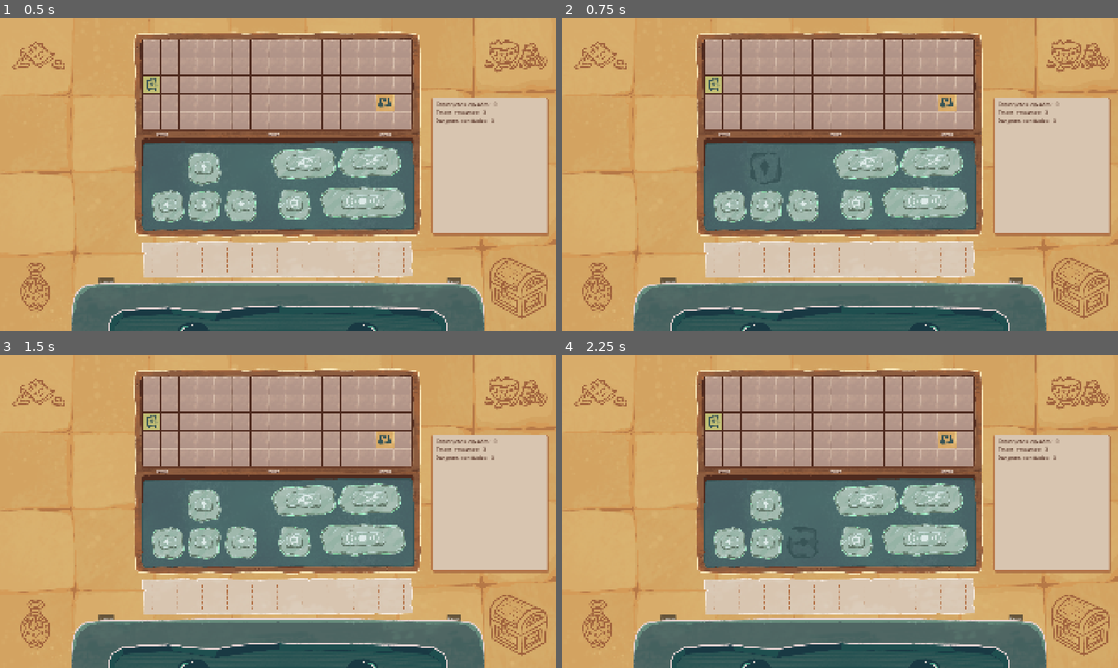
Above: before the commit, frames 1-4 (two rows, left to right).
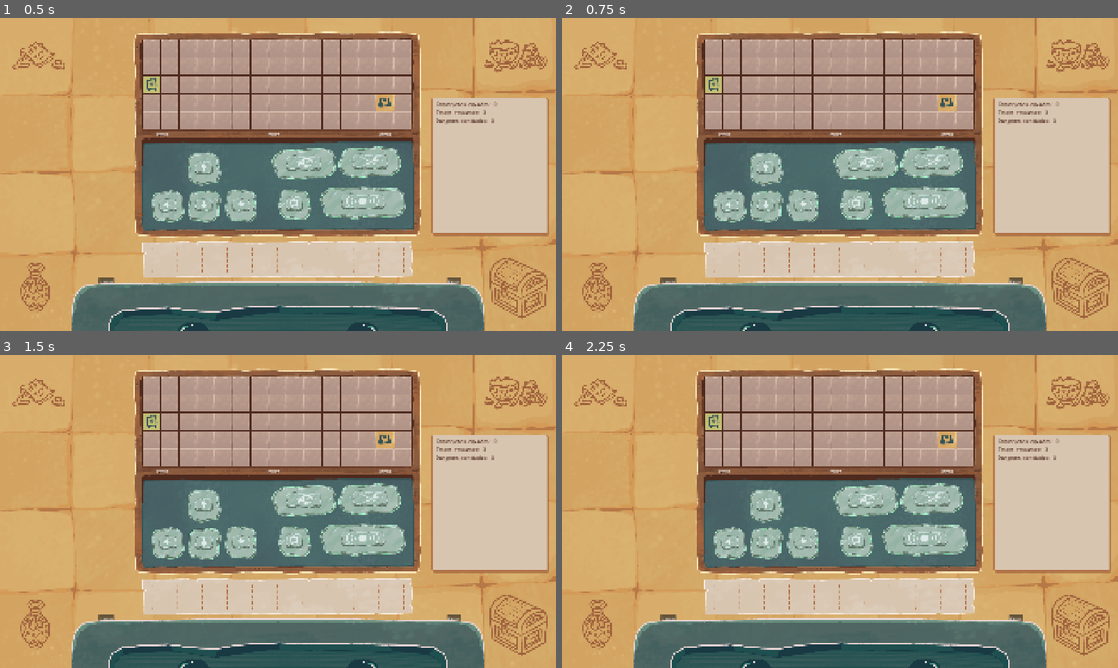
Above: after the commit, the same moments.

Repository: Urutau-Games/felpojam-2026
Game: Godot game, scene res://screens/player_board/player_board.tscn
The game is run twice, just before and just after one commit, with the same random seed, the same clock (stepped at 60 frames per second) and the same inputs.
Inputs (mouse positions are in pixels of both pictures, inside the frame that each line leads up to):
- Up to frame 1 (0.5 s): no input
- Up to frame 2 (0.75 s): click (767, 168) at 0.5 s
- Up to frame 3 (1.5 s): click (205, 542) at 1.25 s
- Up to frame 4 (2.25 s): click (801, 542) at 2 s

Frame 1 is identical in both runs. In frame 2, 0.5% of the frame differs, in the area x 33-40%, y 43-54%; in frame 3, 0.2%; in frame 4, 0.5%.

Commit message:
Change cursor to 'software cursor' to use original asset

Diff:
--- a/source/lib/game_manager.gd
+++ b/source/lib/game_manager.gd
@@ -15,6 +15,9 @@
 
 signal execution_started()
 signal execution_finished()
+
+signal stamp_picked(stamp: StampData)
+signal stamp_dropped(is_release: bool)
 
 var active_stamp: StampData
 var current_room: Vector2i
@@ -68,14 +71,17 @@
 
 		dungeon.push_back(line.split())
 
+func release_stamp() -> void:
+	active_stamp = null
+	stamp_dropped.emit(true)
+
 func drop_stamp() -> void:
-	Input.set_custom_mouse_cursor(null)
 	active_stamp = null
-	get_tree().call_group(&"stamp_button", "set_pressed_no_signal", false)
-
-func hold_stamp(stamp: StampData, hotspot: Vector2) -> void:
-	Input.set_custom_mouse_cursor(stamp.stamp_cursor, Input.CURSOR_ARROW, hotspot)
+	stamp_dropped.emit(false)
+
+func hold_stamp(stamp: StampData) -> void:
 	active_stamp = stamp
+	stamp_picked.emit(stamp)
 
 func execute(commands: Array[String]) -> void:
 	used_constructs += 1
--- /dev/null
+++ b/source/objects/stamp_cursor/stamp_cursor.gd
@@ -0,0 +1,12 @@
+extends Sprite2D
+class_name StampCursor
+
+func _process(_delta: float) -> void:
+	global_position = get_global_mouse_position()
+
+	if Input.is_action_just_pressed(&"place_command"):
+		var tween = create_tween().set_ease(Tween.EASE_OUT)
+		tween.tween_property(self, "scale", Vector2(1.3, 1.3), 0.1)
+		tween.tween_property(self, "scale", Vector2(0.7, 0.7), 0.05)
+		tween.tween_interval(0.1)
+		tween.tween_property(self, "scale", Vector2.ONE, 0.05)
--- a/source/project.godot
+++ b/source/project.godot
@@ -26,10 +26,6 @@
 window/size/mode=3
 window/stretch/mode="canvas_items"
 window/vsync/vsync_mode=0
-
-[global_group]
-
-stamp_button=""
 
 [gui]
 
--- /dev/null
+++ b/source/resources/stamp_buttom_group.tres
@@ -0,0 +1,4 @@
+[gd_resource type="ButtonGroup" format=3 uid="uid://c7m42rextoubp"]
+
+[resource]
+allow_unpress = true
--- a/source/resources/stamp_data/stamp_data.gd
+++ b/source/resources/stamp_data/stamp_data.gd
@@ -6,3 +6,15 @@
 
 @export var stamp_texture: Texture2D
 @export var stamp_cursor: Texture2D
+
+@export_range(0.01, 0.09, 0.01) var charge_use_rate: float = 0.09
+
+const MAX_CHARGE: float = 1.0
+
+var charge: float = MAX_CHARGE
+
+func refill() -> void:
+	charge = 1.0
+
+func use() -> void:
+	charge -= (charge_use_rate * command_size)
--- a/source/screens/player_board/command_panel.gd
+++ b/source/screens/player_board/command_panel.gd
@@ -31,12 +31,17 @@
 	if _has_space(stamp_data):
 		var tile = TextureRect.new()
 		tile.texture = stamp_data.stamp_texture
+		tile.modulate = Color(Color.WHITE, stamp_data.charge)
 		command_grid.add_child(tile)
+
+		stamp_data.use()
+
 		_used_slots += stamp_data.command_size
+
 		_commands.push_back(stamp_data.command)
 
 	if not _has_space(stamp_data):
-		GameManager.drop_stamp()
+		GameManager.release_stamp()
 
 func _has_space(stamp_data: StampData) -> bool:
 	return stamp_data and stamp_data.command_size <= remaining_slots
--- a/source/screens/player_board/player_board.gd
+++ b/source/screens/player_board/player_board.gd
@@ -6,19 +6,39 @@
 @onready var constructs_sent_label: Label = %ConstructsSentLabel
 @onready var remaining_totems: Label = %RemainingTotems
 @onready var congrats_layer: CanvasLayer = %Congrats
+@onready var cursor_container: CanvasLayer = %CursorContainer
+
+@export var stamp_button_group: ButtonGroup
 
 func _ready() -> void:
 	GameManager.target_reached.connect(_on_target_reached)
+	GameManager.stamp_picked.connect(_on_stamp_picked)
+	GameManager.stamp_dropped.connect(_on_stamp_dropped)
 
 func _on_clean_button_pressed() -> void:
 	command_panel.clear()
 
 func _unhandled_input(event: InputEvent) -> void:
 	if event.is_action_pressed("drop_stamp"):
-		GameManager.drop_stamp()
+		GameManager.release_stamp()
 
 func _on_send_button_pressed() -> void:
 	command_panel.send()
+
+func _on_stamp_picked(stamp: StampData) -> void:
+	Input.mouse_mode = Input.MOUSE_MODE_HIDDEN
+	var cursor = StampCursor.new()
+	cursor.texture = stamp.stamp_cursor
+	cursor_container.add_child(cursor)
+
+func _on_stamp_dropped(is_release = false) -> void:
+	Input.mouse_mode = Input.MOUSE_MODE_VISIBLE
+
+	for cursor in cursor_container.get_children():
+		cursor.queue_free()
+
+	if is_release:
+		stamp_button_group.get_pressed_button().set_pressed_no_signal(false)
 
 # TODO: Move to an observable approach
 func _process(_delta: float) -> void:
--- a/source/screens/player_board/player_board.tscn
+++ b/source/screens/player_board/player_board.tscn
@@ -5,6 +5,7 @@
 [ext_resource type="PackedScene" uid="uid://doer4mb2oveya" path="res://objects/dungeon_map/dungeon_map.tscn" id="3_crvft"]
 [ext_resource type="Texture2D" uid="uid://ugj80p4vf5s7" path="res://assets/tela-comandos/img-estojo.png" id="3_fdkoj"]
 [ext_resource type="Script" uid="uid://qqr0vx0x0wtd" path="res://screens/player_board/command_panel.gd" id="3_gmcyl"]
+[ext_resource type="ButtonGroup" uid="uid://c7m42rextoubp" path="res://resources/stamp_buttom_group.tres" id="5_a7888"]
 [ext_resource type="Texture2D" uid="uid://c411bg35h1hbg" path="res://assets/tela-comandos/stamp_resources/north_stamp_normal.tres" id="5_fdkoj"]
 [ext_resource type="Script" uid="uid://dej4k1uq5hlke" path="res://screens/player_board/stamp_button.gd" id="5_o6cfa"]
 [ext_resource type="Resource" uid="uid://b4mk18ilvup2u" path="res://resources/stamp_data/objects/north.tres" id="6_m1ej2"]
@@ -34,9 +35,6 @@
 [ext_resource type="Texture2D" uid="uid://dvv5jye5jiy1x" path="res://assets/tela-comandos/img-construto.png" id="31_8nj7m"]
 [ext_resource type="Texture2D" uid="uid://d2qlrlqy3p8du" path="res://assets/tela-comandos/img-papel.png" id="31_xvhie"]
 
-[sub_resource type="ButtonGroup" id="ButtonGroup_o6cfa"]
-allow_unpress = true
-
 [sub_resource type="StyleBoxEmpty" id="StyleBoxEmpty_xvhie"]
 
 [sub_resource type="StyleBoxFlat" id="StyleBoxFlat_xvhie"]
@@ -69,6 +67,7 @@
 grow_horizontal = 2
 grow_vertical = 2
 script = ExtResource("1_xkjum")
+stamp_button_group = ExtResource("5_a7888")
 metadata/_edit_vertical_guides_ = [1963.0]
 
 [node name="Background" type="CanvasLayer" parent="." unique_id=2101779868]
@@ -122,7 +121,7 @@
 offset_right = 40.0
 offset_bottom = 40.0
 
-[node name="NorthButton" type="TextureButton" parent="Game/MarginContainer/Control/Buttons" unique_id=970266353 groups=["stamp_button"]]
+[node name="NorthButton" type="TextureButton" parent="Game/MarginContainer/Control/Buttons" unique_id=970266353]
 unique_name_in_owner = true
 layout_mode = 0
 offset_left = 597.0
@@ -131,13 +130,13 @@
 offset_bottom = 534.0
 size_flags_horizontal = 0
 toggle_mode = true
-button_group = SubResource("ButtonGroup_o6cfa")
+button_group = ExtResource("5_a7888")
 texture_normal = ExtResource("5_fdkoj")
 texture_pressed = ExtResource("6_vt3b7")
 script = ExtResource("5_o6cfa")
 stamp_data = ExtResource("6_m1ej2")
 
-[node name="SouthButton" type="TextureButton" parent="Game/MarginContainer/Control/Buttons" unique_id=76572686 groups=["stamp_button"]]
+[node name="SouthButton" type="TextureButton" parent="Game/MarginContainer/Control/Buttons" unique_id=76572686]
 unique_name_in_owner = true
 layout_mode = 0
 offset_left = 597.0
@@ -146,13 +145,13 @@
 offset_bottom = 666.0
 size_flags_horizontal = 0
 toggle_mode = true
-button_group = SubResource("ButtonGroup_o6cfa")
+button_group = ExtResource("5_a7888")
 texture_normal = ExtResource("9_knlj8")
 texture_pressed = ExtResource("10_j8ryy")
 script = ExtResource("5_o6cfa")
 stamp_data = ExtResource("8_7ur55")
 
-[node name="EastButton" type="TextureButton" parent="Game/MarginContainer/Control/Buttons" unique_id=1033721152 groups=["stamp_button"]]
+[node name="EastButton" type="TextureButton" parent="Game/MarginContainer/Control/Buttons" unique_id=1033721152]
 unique_name_in_owner = true
 layout_mode = 0
 offset_left = 727.0
@@ -161,13 +160,13 @@
 offset_bottom = 662.0
 size_flags_horizontal = 0
 toggle_mode = true
-button_group = SubResource("ButtonGroup_o6cfa")
+button_group = ExtResource("5_a7888")
 texture_normal = ExtResource("12_j8ryy")
 texture_pressed = ExtResource("13_aurwj")
 script = ExtResource("5_o6cfa")
 stamp_data = ExtResource("10_crvft")
 
-[node name="WestButton" type="TextureButton" parent="Game/MarginContainer/Control/Buttons" unique_id=1683703235 groups=["stamp_button"]]
+[node name="WestButton" type="TextureButton" parent="Game/MarginContainer/Control/Buttons" unique_id=1683703235]
 unique_name_in_owner = true
 layout_mode = 0
 offset_left = 473.0
@@ -176,13 +175,13 @@
 offset_bottom = 665.0
 size_flags_horizontal = 0
 toggle_mode = true
-button_group = SubResource("ButtonGroup_o6cfa")
+button_group = ExtResource("5_a7888")
 texture_normal = ExtResource("15_aurwj")
 texture_pressed = ExtResource("16_w4rjt")
 script = ExtResource("5_o6cfa")
 stamp_data = ExtResource("12_fdkoj")
 
-[node name="PlaceTotemButton" type="TextureButton" parent="Game/MarginContainer/Control/Buttons" unique_id=1860785277 groups=["stamp_button"]]
+[node name="PlaceTotemButton" type="TextureButton" parent="Game/MarginContainer/Control/Buttons" unique_id=1860785277]
 unique_name_in_owner = true
 layout_mode = 0
 offset_left = 910.0
@@ -191,14 +190,14 @@
 offset_bottom = 657.0
 size_flags_horizontal = 0
 toggle_mode = true
-button_group = SubResource("ButtonGroup_o6cfa")
+button_group = ExtResource("5_a7888")
 texture_normal = ExtResource("18_w4rjt")
 texture_pressed = ExtResource("10_j8ryy")
 texture_disabled = ExtResource("19_d8ovf")
 script = ExtResource("5_o6cfa")
 stamp_data = ExtResource("14_vt3b7")
 
-[node name="ScanButton" type="TextureButton" parent="Game/MarginContainer/Control/Buttons" unique_id=1536446163 groups=["stamp_button"]]
+[node name="ScanButton" type="TextureButton" parent="Game/MarginContainer/Control/Buttons" unique_id=1536446163]
 unique_name_in_owner = true
 layout_mode = 0
 offset_left = 1055.0
@@ -207,13 +206,13 @@
 offset_bottom = 650.0
 size_flags_horizontal = 0
 toggle_mode = true
-button_group = SubResource("ButtonGroup_o6cfa")
+button_group = ExtResource("5_a7888")
 texture_normal = ExtResource("21_d8ovf")
 texture_pressed = ExtResource("22_52ksd")
 script = ExtResource("5_o6cfa")
 stamp_data = ExtResource("16_knlj8")
 
-[node name="AttackButton" type="TextureButton" parent="Game/MarginContainer/Control/Buttons" unique_id=1129333375 groups=["stamp_button"]]
+[node name="AttackButton" type="TextureButton" parent="Game/MarginContainer/Control/Buttons" unique_id=1129333375]
 unique_name_in_owner = true
 layout_mode = 0
 offset_left = 888.0
@@ -221,13 +220,13 @@
 offset_right = 1112.0
 offset_bottom = 514.0
 toggle_mode = true
-button_group = SubResource("ButtonGroup_o6cfa")
+button_group = ExtResource("5_a7888")
 texture_normal = ExtResource("24_52ksd")
 texture_pressed = ExtResource("25_6gpv5")
 script = ExtResource("5_o6cfa")
 stamp_data = ExtResource("18_j8ryy")
 
-[node name="DisarmTrapButton" type="TextureButton" parent="Game/MarginContainer/Control/Buttons" unique_id=1479233352 groups=["stamp_button"]]
+[node name="DisarmTrapButton" type="TextureButton" parent="Game/MarginContainer/Control/Buttons" unique_id=1479233352]
 unique_name_in_owner = true
 layout_mode = 0
 offset_left = 1117.0
@@ -235,7 +234,7 @@
 offset_right = 1337.0
 offset_bottom = 508.0
 toggle_mode = true
-button_group = SubResource("ButtonGroup_o6cfa")
+button_group = ExtResource("5_a7888")
 texture_normal = ExtResource("27_6gpv5")
 texture_pressed = ExtResource("28_8nj7m")
 script = ExtResource("5_o6cfa")
@@ -376,6 +375,10 @@
 grow_vertical = 0
 texture = ExtResource("31_8nj7m")
 
+[node name="CursorContainer" type="CanvasLayer" parent="." unique_id=1342038296]
+unique_name_in_owner = true
+layer = 4
+
 [node name="Debug" parent="." unique_id=929134522 instance=ExtResource("22_crvft")]
 layer = 999
 visible = false
--- a/source/screens/player_board/stamp_button.gd
+++ b/source/screens/player_board/stamp_button.gd
@@ -1,14 +1,15 @@
 extends TextureButton
-
-var _hotspot: Vector2
 
 @export var stamp_data: StampData
 
 func _ready() -> void:
-	_hotspot = texture_normal.get_size() / 2
+	GameManager.stamp_dropped.connect(_on_stamp_dropped)
 
 func _toggled(toggled_on: bool) -> void:
 	if toggled_on:
-		GameManager.hold_stamp(stamp_data, _hotspot)
+		GameManager.hold_stamp(stamp_data)
 	else:
 		GameManager.drop_stamp()
+
+func _on_stamp_dropped(_is_release: bool) -> void:
+	stamp_data.refill()
Not shown, added: source/objects/stamp_cursor/stamp_cursor.gd.uid
